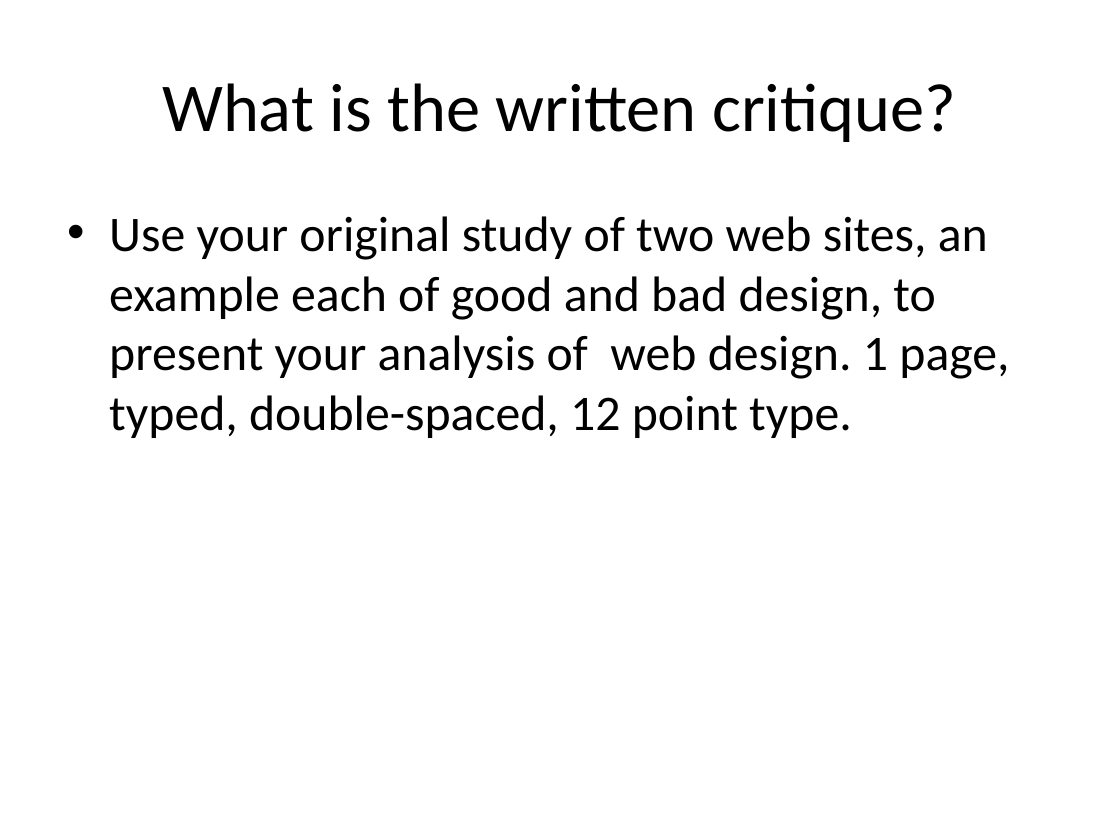
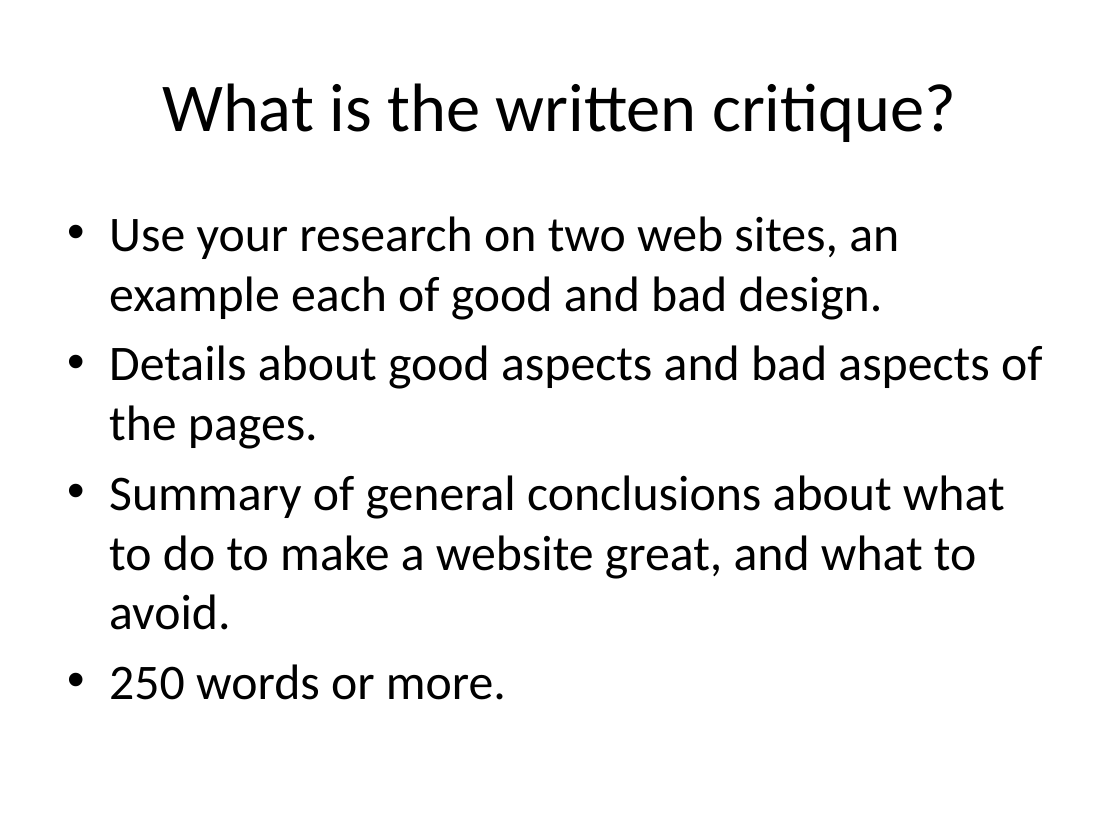
Before and after one commit to arhswebdesign/arhswebdesign.github.io, a slide deck: slide 6 of powerpoint/Web Site evaluation.pptx. Drawn at 1120x840 pixels with LibreOffice and Linux fonts; fonts in the diff are those of the drawing. Boxes give left, top, right and bottom in pixels: in the first picture for what was removed or moved away, otherwise in the second. Text is boxed around its words. In the diff, an @@ line names an element or a change of style, - is before the commit and + after.

```diff
--- a/powerpoint/Web Site evaluation.pptx
+++ b/powerpoint/Web Site evaluation.pptx
@@ text at bbox=[109, 216, 1042, 700]: text changed @@
-• Use your original study of two web sites, an example each of good and bad design, to present your analysis of web design. 1 page, typed, double-spaced, 12 point type.
+• Use your research on two web sites, an example each of good and bad design.
+• Details about good aspects and bad aspects of the pages.
+• Summary of general conclusions about what to do to make a website great, and what to avoid.
+• 250 words or more.
```
Also in this commit, not shown: 5 other slides changed.
